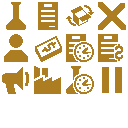
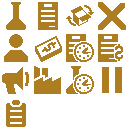
Before/after of a 128x128 layered artwork. What changed in the layer stack:
added layer "Layer 14" above "Layer 13 copy" over [6, 100, 26, 127]
